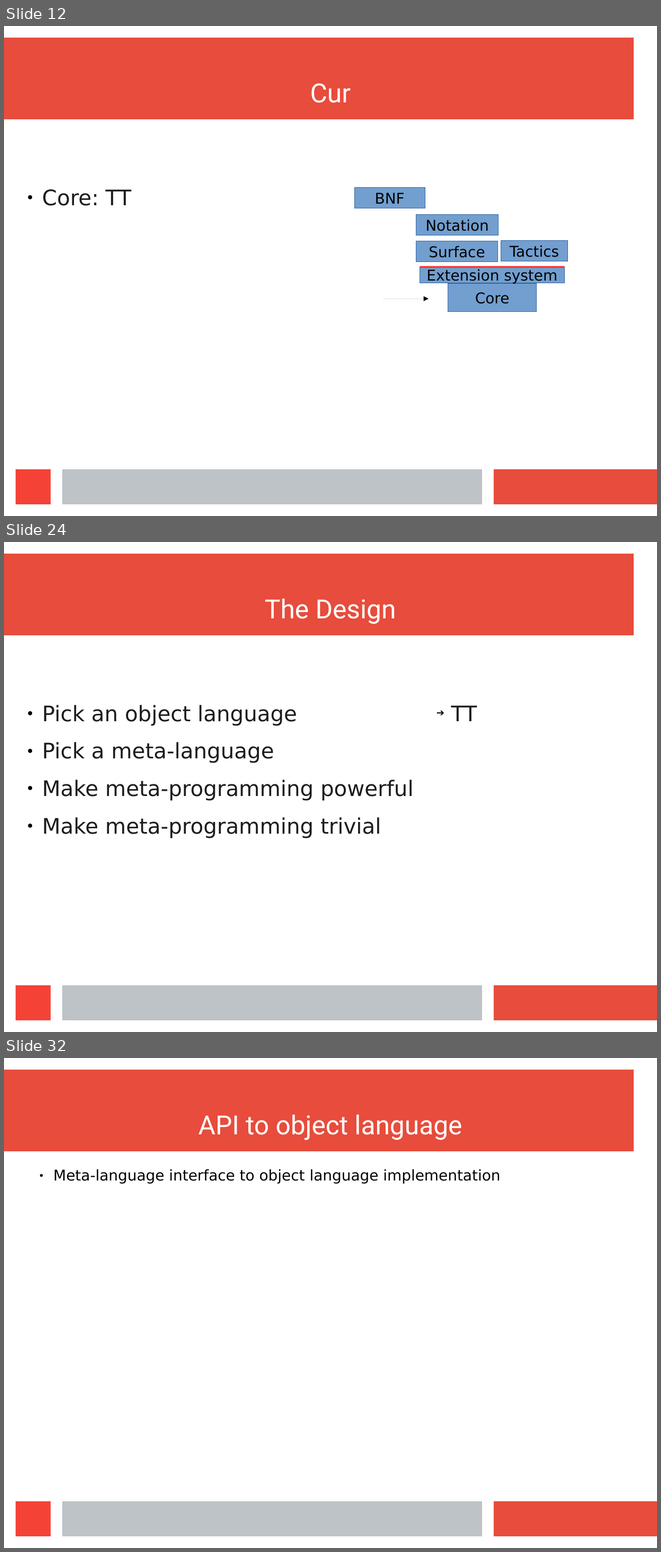
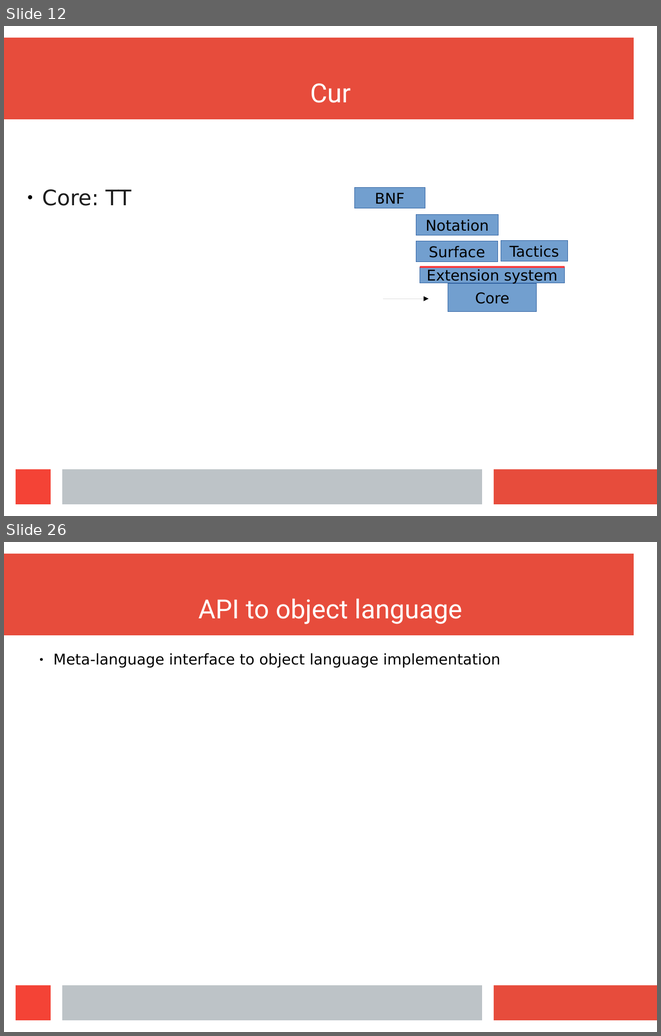
Before and after one commit to wilbowma/cur, a slide deck: hope-2016/slides.odp. Shown one above the other, each under a label of ours: slides 12, 24 and 32 before the commit, slides 12 and 26 after it; the slides between them are not shown. The pictures are 661x1552 and 661x1036 pixels, drawn with LibreOffice and Linux fonts; fonts in the diff are those of the drawing. Boxes give left, top, right and bottom in pixels: in the first picture for what was removed or moved away, otherwise in the second. Text is boxed around its words. In the diff, an @@ line names an element or a change of style, - is before the commit and + after.

```diff
--- a/hope-2016/slides.odp
+++ b/hope-2016/slides.odp
@@ slide 24 removed at box(4, 542, 657, 1032), background #FFFFFF; not listed: 4 template elements that a slide beside it also shows @@
@@ title removed at box(265, 598, 396, 624) @@
-The Design
@@ text removed at box(42, 705, 414, 838) @@
-● Pick an object language
-● Pick a meta-language
-● Make meta-programming powerful
-● Make meta-programming trivial
@@ text removed at box(451, 705, 477, 721) @@
-➔ TT
@@ what was slide 32 is now slide 26 @@
```
Also in this commit, not shown: 8 slides changed, 7 slides added, 13 other slides removed.
